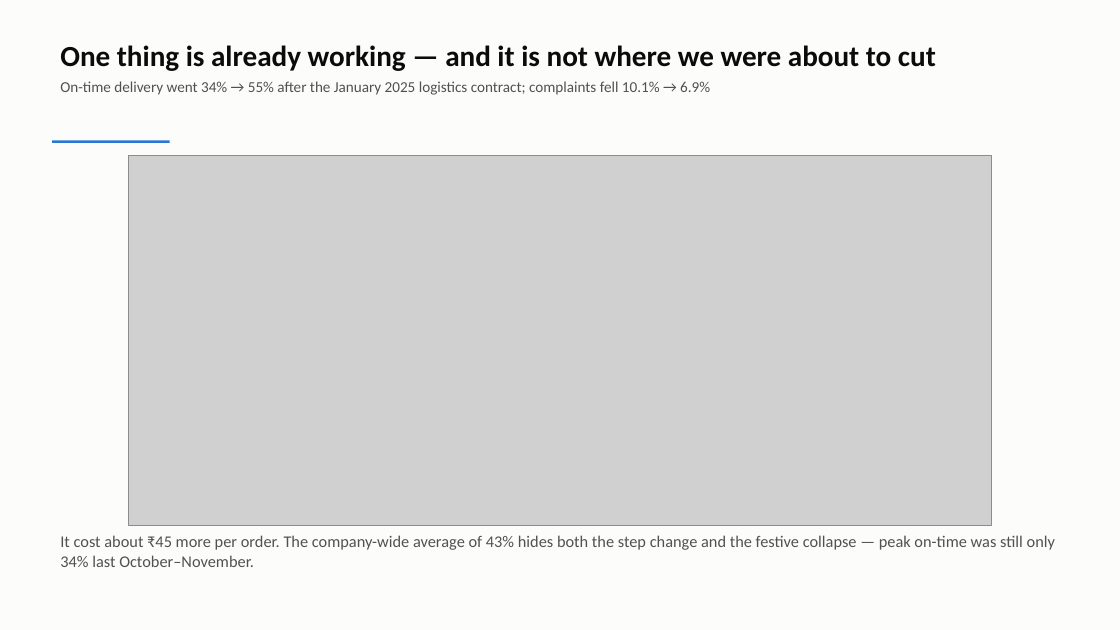
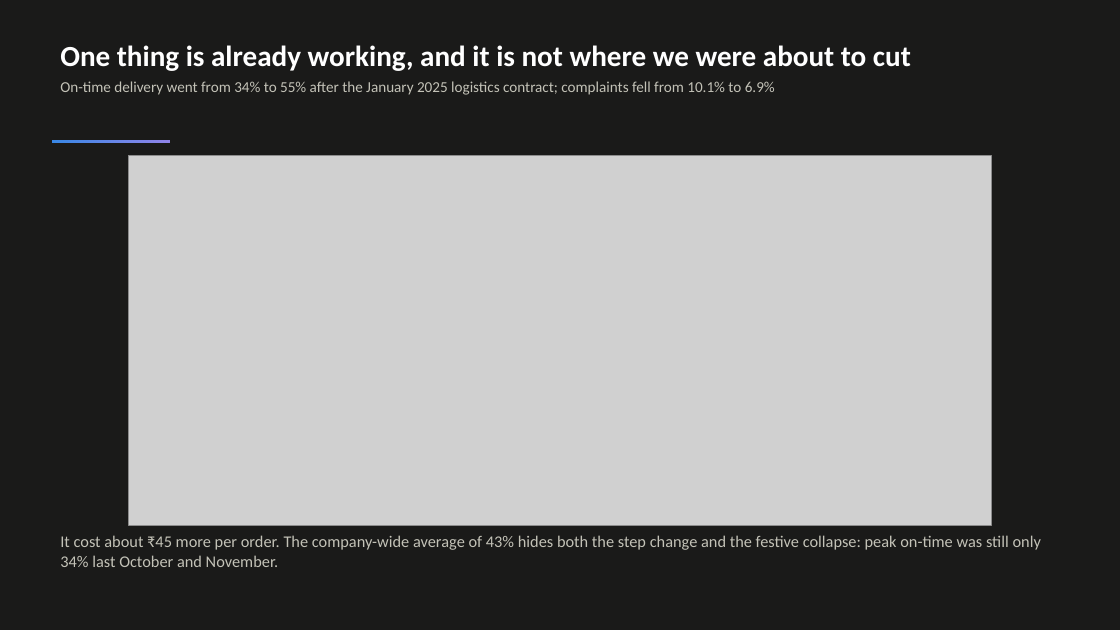
Before and after one commit to saint2706/AuroraCart-Case-Study, a slide deck: slide 14 of deliverables/AuroraCart_Executive_Story.pptx. Drawn at 1120x630 pixels with LibreOffice and Linux fonts; fonts in the diff are those of the drawing; grey boxes stand for pictures. Boxes give left, top, right and bottom in pixels: in the first picture for what was removed or moved away, otherwise in the second. Text is boxed around its words. In the diff, an @@ line names an element or a change of style, - is before the commit and + after.

```diff
--- a/deliverables/AuroraCart_Executive_Story.pptx
+++ b/deliverables/AuroraCart_Executive_Story.pptx
@@ background #FCFCFB to #1A1A19 @@
@@ text at [60,45,911,95]: text changed; text colour #52514E to #C3C2B7 @@
-One thing is already working — and it is not where we were about to cut
-On-time delivery went 34% → 55% after the January 2025 logistics contract; complaints fell 10.1% → 6.9%
+One thing is already working, and it is not where we were about to cut
+On-time delivery went from 34% to 55% after the January 2025 logistics contract; complaints fell from 10.1% to 6.9%
@@ rectangle at [52,140,170,143]: fill #2A78D6 to gradient #3987E5 to #9085E9 @@
@@ text at [60,535,1041,567]: text changed; text colour #52514E to #C3C2B7 @@
-It cost about ₹45 more per order. The company-wide average of 43% hides both the step change and the festive collapse — peak on-time was still only 34% last October–November.
+It cost about ₹45 more per order. The company-wide average of 43% hides both the step change and the festive collapse: peak on-time was still only 34% last October and November.
```
Also in this commit, not shown: 16 other slides changed, 25 other files.
